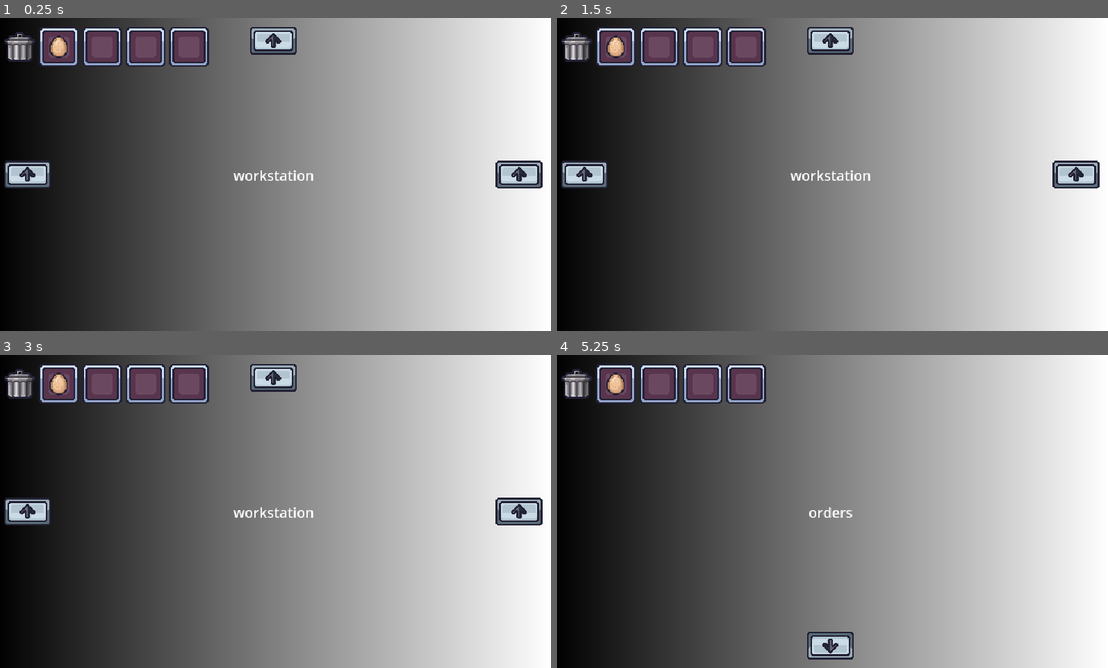
Above: before the commit, frames 1-4 (two rows, left to right).
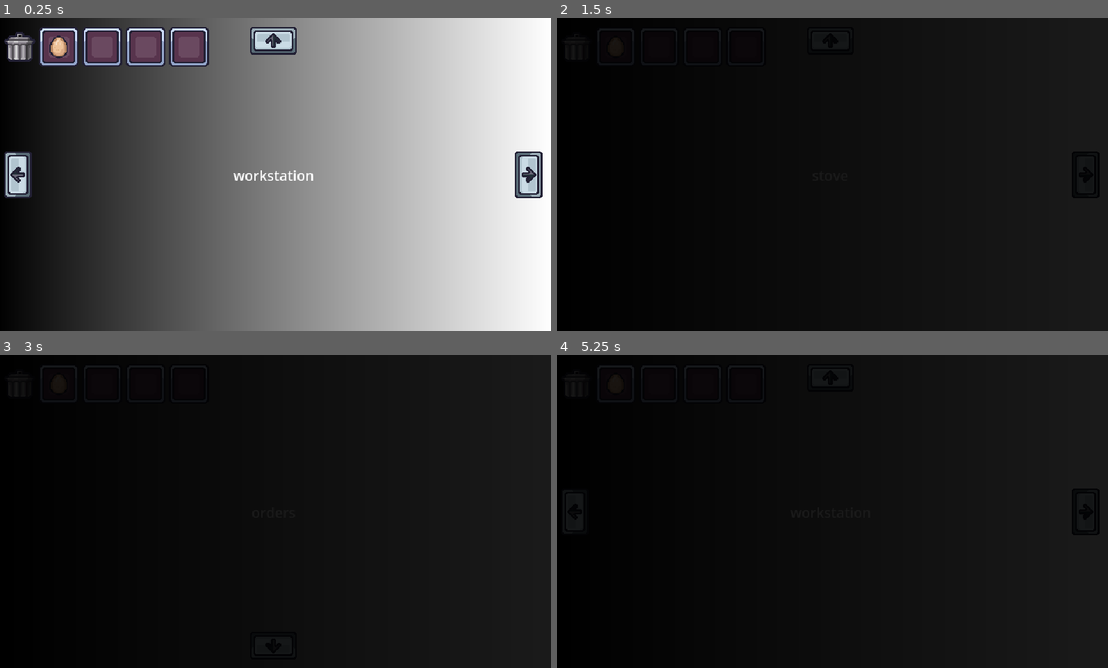
Above: after the commit, the same moments.

Repository: takanazwa5/BayoJajoJam
Game: Godot game, scene res://main.tscn
Same seed, same stepped clock (60 frames per second), same inputs: the game is played once before the commit and once after it.
Inputs (mouse positions are in pixels of both pictures, inside the frame that each line leads up to; where the layout moved, square brackets give the same spot in the first picture):
- Up to frame 1 (0.25 s): no input
- Up to frame 2 (1.5 s): click (584, 174) at 0.5 s; click (1085, 174) [1074, 174] at 1.25 s
- Up to frame 3 (3 s): click (275, 376) at 2 s; click (275, 646) at 2.75 s
- Up to frame 4 (5.25 s): click (584, 511) at 3.5 s; click (1085, 511) [1074, 511] at 4.25 s; click (832, 376) at 5 s

The runs differ from the first frame. In frame 1, 1.8% of the frame differs, in the area x 0-99%, y 42-58%; in frame 2, 91%, in the area x 0-100%, y 0-100%; in frame 3, 91%; in frame 4, 90%.

Commit message:
fade animation view switch

Diff:
--- a/main.gd
+++ b/main.gd
@@ -24,8 +24,11 @@
 
 func _change_view(view: Control) -> void:
 
+	view_switcher.fade_in()
+	await view_switcher.animation_player.animation_finished
 	_current_view.hide()
 	view.show()
+	view_switcher.fade_out()
 	_previous_view = _current_view
 	_current_view = view
 
--- a/view_switcher/view_switcher.gd
+++ b/view_switcher/view_switcher.gd
@@ -5,3 +5,18 @@
 @onready var right_button: TextureButton = %RightButton
 @onready var up_button: TextureButton = %UpButton
 @onready var down_button: TextureButton = %DownButton
+@onready var color_rect: ColorRect = %ColorRect
+@onready var animation_player: AnimationPlayer = %AnimationPlayer
+
+
+func fade_in() -> void:
+
+	color_rect.show()
+	animation_player.play(&"fade_in")
+
+
+func fade_out() -> void:
+
+	animation_player.play_backwards(&"fade_in")
+	await animation_player.animation_finished
+	color_rect.hide()
--- a/view_switcher/view_switcher.tscn
+++ b/view_switcher/view_switcher.tscn
@@ -1,7 +1,46 @@
-[gd_scene load_steps=3 format=3 uid="uid://cbvv7fth7ullu"]
+[gd_scene load_steps=7 format=3 uid="uid://cbvv7fth7ullu"]
 
 [ext_resource type="Script" uid="uid://c73yra6x1xfvm" path="res://view_switcher/view_switcher.gd" id="1_ny4xg"]
+[ext_resource type="Texture2D" uid="uid://cjxpc5lajqt57" path="res://inventory/assets/strzalka-alt-button.png" id="2_qkdpp"]
 [ext_resource type="Texture2D" uid="uid://dv8iwr4v33ark" path="res://inventory/assets/strzalka-button.png" id="2_tmro5"]
+
+[sub_resource type="Animation" id="Animation_qkdpp"]
+resource_name = "fade_in"
+length = 0.25
+step = 0.1
+tracks/0/type = "value"
+tracks/0/imported = false
+tracks/0/enabled = true
+tracks/0/path = NodePath("ColorRect:color")
+tracks/0/interp = 2
+tracks/0/loop_wrap = true
+tracks/0/keys = {
+"times": PackedFloat32Array(0, 0.25),
+"transitions": PackedFloat32Array(1, 1),
+"update": 0,
+"values": [Color(0, 0, 0, 0), Color(0, 0, 0, 1)]
+}
+
+[sub_resource type="Animation" id="Animation_58uee"]
+length = 0.001
+tracks/0/type = "value"
+tracks/0/imported = false
+tracks/0/enabled = true
+tracks/0/path = NodePath("ColorRect:color")
+tracks/0/interp = 1
+tracks/0/loop_wrap = true
+tracks/0/keys = {
+"times": PackedFloat32Array(0),
+"transitions": PackedFloat32Array(1),
+"update": 0,
+"values": [Color(0, 0, 0, 0)]
+}
+
+[sub_resource type="AnimationLibrary" id="AnimationLibrary_osyu2"]
+_data = {
+&"RESET": SubResource("Animation_58uee"),
+&"fade_in": SubResource("Animation_qkdpp")
+}
 
 [node name="ViewSwitcher" type="Control"]
 layout_mode = 3
@@ -18,9 +57,9 @@
 anchors_preset = 4
 anchor_top = 0.5
 anchor_bottom = 0.5
-offset_top = -10.0
-offset_right = 30.0
-offset_bottom = 10.0
+offset_top = -16.0
+offset_right = 64.0
+offset_bottom = 16.0
 grow_vertical = 2
 theme_override_constants/margin_left = 10
 
@@ -28,7 +67,7 @@
 unique_name_in_owner = true
 layout_mode = 2
 action_mode = 0
-texture_normal = ExtResource("2_tmro5")
+texture_normal = ExtResource("2_qkdpp")
 
 [node name="MarginContainer2" type="MarginContainer" parent="."]
 layout_mode = 1
@@ -48,7 +87,9 @@
 unique_name_in_owner = true
 layout_mode = 2
 action_mode = 0
-texture_normal = ExtResource("2_tmro5")
+texture_normal = ExtResource("2_qkdpp")
+flip_h = true
+flip_v = true
 
 [node name="MarginContainer3" type="MarginContainer" parent="."]
 layout_mode = 1
@@ -89,3 +130,20 @@
 texture_normal = ExtResource("2_tmro5")
 flip_h = true
 flip_v = true
+
+[node name="ColorRect" type="ColorRect" parent="."]
+unique_name_in_owner = true
+visible = false
+layout_mode = 1
+anchors_preset = 15
+anchor_right = 1.0
+anchor_bottom = 1.0
+grow_horizontal = 2
+grow_vertical = 2
+color = Color(0, 0, 0, 0)
+
+[node name="AnimationPlayer" type="AnimationPlayer" parent="."]
+unique_name_in_owner = true
+libraries = {
+&"": SubResource("AnimationLibrary_osyu2")
+}
Renamed: inventory/assets/ksiazka-kucharska-button.png -> cookbook/assets/ksiazka-kucharska-button.png
Not shown, changed: cookbook/assets/ksiazka-kucharska-button.png.import
Binary file added: inventory/assets/strzalka-alt-button.png
Not shown, added: inventory/assets/strzalka-alt-button.png.import
Not shown: 1 places in items/item_data/pomidor.tres that only renumber resources
Renamed: inventory/assets/universal-button.png -> universal-button.png
Not shown, changed: universal-button.png.import
